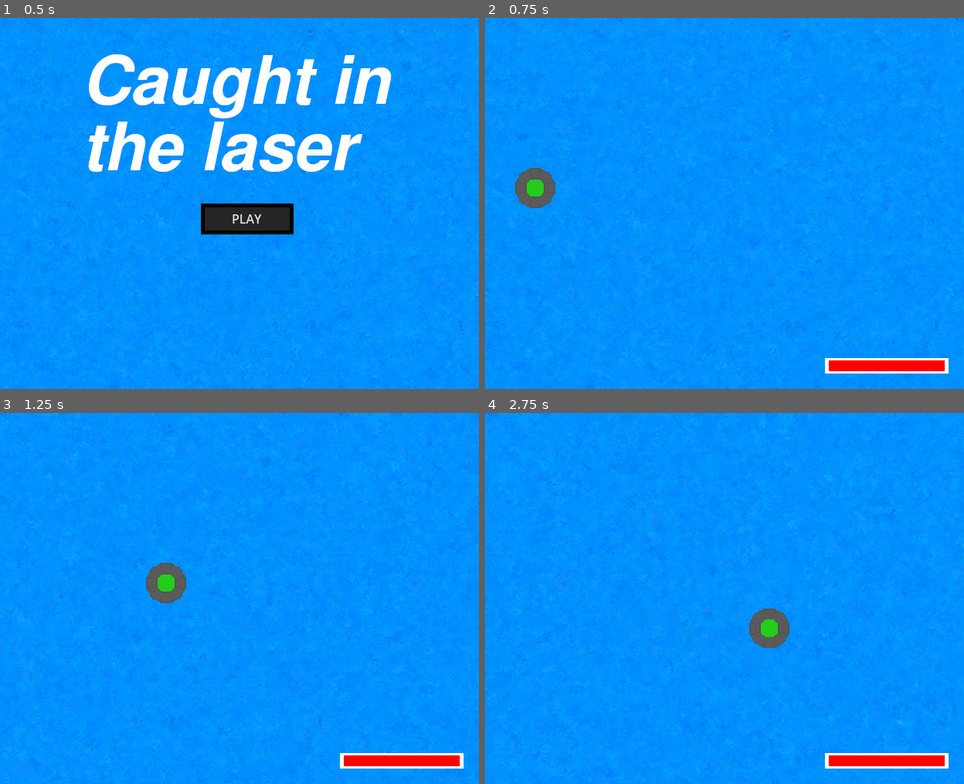
Above: before the commit, frames 1-4 (two rows, left to right).
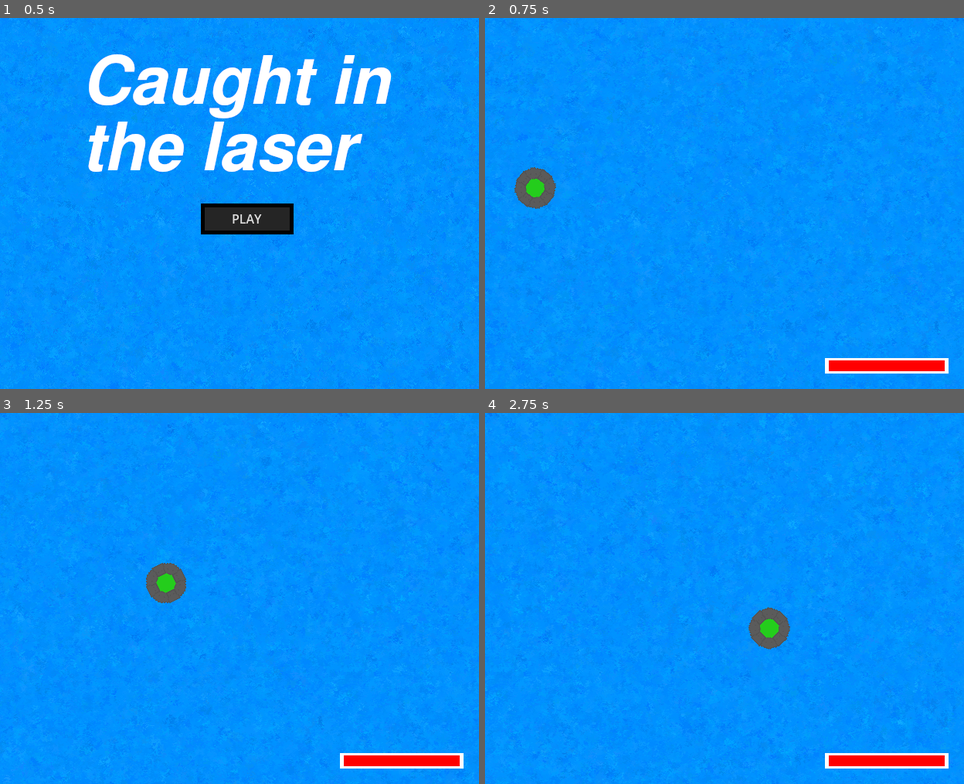
Above: after the commit, the same moments.

Repository: przemykomo/caught-in-the-laser
Game: Godot game, scene res://title_screen.tscn
Two runs of this game, one before a commit and one after it. Both use one fixed random seed, a clock stepped at 60 frames per second and the inputs below. Sound files missing from this copy of the repository are replaced by a short silence.
Inputs (mouse positions are in pixels of both pictures, inside the frame that each line leads up to):
- Up to frame 1 (0.5 s): no input
- Up to frame 2 (0.75 s): click "PLAY" at 0.5 s
- Up to frame 3 (1.25 s): no input
- Up to frame 4 (2.75 s): move the mouse to (829, 579) at 1.27 s; hold D (right) 1.28-2.03 s; tap W (top) at 1.35, 2.1 s; click (829, 579) at 1.42 s; move the mouse to (628, 617) at 2.02 s; hold S (down) from 2.03 s (still down)

Frame 1 is identical in both runs. In frame 2, less than 0.1% of the frame differs, in the area x 6-15%, y 40-52%; in frame 3, less than 0.1%; in frame 4, less than 0.1%.

Commit message:
added ICBMs

Diff:
--- /dev/null
+++ b/icbm.gd
@@ -0,0 +1,37 @@
+extends Area2D
+
+var player: Area2D
+var exploded: bool = false
+var velocity: Vector2
+var is_dumb: bool = false
+
+func _ready() -> void:
+	if is_dumb:
+		velocity = position.direction_to(player.position) * 3
+		$AnimatedSprite2D.rotation = velocity.angle() + PI / 2
+		$Despawn.start()
+
+func _physics_process(delta: float) -> void:
+	if !exploded:
+		if !is_dumb:
+			var direction = position.direction_to(player.position)
+			velocity = direction - direction.orthogonal() * 5
+			$AnimatedSprite2D.rotation = direction.angle() + PI
+		position += velocity * 100 * delta
+
+func _on_animated_sprite_2d_animation_finished() -> void:
+	queue_free()
+
+func _on_area_entered(area: Area2D) -> void:
+	if !exploded:
+		$ExplosionSound.play()
+		$AnimatedSprite2D.play("explosion")
+		$AnimatedSprite2D.scale = Vector2(4, 4)
+		$AnimatedSprite2D.rotation = 0
+		if area == player:
+			player.health -= 250
+			#player.position += 4 * position.direction_to(player.position)
+			exploded = true
+
+func _on_despawn_timeout() -> void:
+	queue_free()
--- /dev/null
+++ b/icbm.tscn
@@ -0,0 +1,113 @@
+[gd_scene load_steps=16 format=3 uid="uid://cn0ixqjqcttge"]
+
+[ext_resource type="Texture2D" uid="uid://dcgh41pr5y84q" path="res://icbm.png" id="1_n2c48"]
+[ext_resource type="Script" path="res://icbm.gd" id="1_pm2g5"]
+[ext_resource type="Texture2D" uid="uid://ccm62f3xl5my2" path="res://icbm_explosion.png" id="3_0271o"]
+[ext_resource type="AudioStream" uid="uid://nu7m0wx5kgsf" path="res://322491__liamg_sfx__explosion-7a.wav" id="4_3nr75"]
+
+[sub_resource type="AtlasTexture" id="AtlasTexture_3vt3b"]
+atlas = ExtResource("1_n2c48")
+region = Rect2(0, 0, 16, 23)
+
+[sub_resource type="AtlasTexture" id="AtlasTexture_a56y8"]
+atlas = ExtResource("1_n2c48")
+region = Rect2(16, 0, 16, 23)
+
+[sub_resource type="AtlasTexture" id="AtlasTexture_ellv1"]
+atlas = ExtResource("3_0271o")
+region = Rect2(0, 0, 48, 48)
+
+[sub_resource type="AtlasTexture" id="AtlasTexture_vqyuq"]
+atlas = ExtResource("3_0271o")
+region = Rect2(48, 0, 48, 48)
+
+[sub_resource type="AtlasTexture" id="AtlasTexture_5rpgj"]
+atlas = ExtResource("3_0271o")
+region = Rect2(96, 0, 48, 48)
+
+[sub_resource type="AtlasTexture" id="AtlasTexture_o6505"]
+atlas = ExtResource("3_0271o")
+region = Rect2(144, 0, 48, 48)
+
+[sub_resource type="AtlasTexture" id="AtlasTexture_bnllf"]
+atlas = ExtResource("3_0271o")
+region = Rect2(192, 0, 48, 48)
+
+[sub_resource type="AtlasTexture" id="AtlasTexture_oexd2"]
+atlas = ExtResource("3_0271o")
+region = Rect2(240, 0, 48, 48)
+
+[sub_resource type="AtlasTexture" id="AtlasTexture_2pght"]
+atlas = ExtResource("3_0271o")
+region = Rect2(288, 0, 48, 48)
+
+[sub_resource type="SpriteFrames" id="SpriteFrames_1omoy"]
+animations = [{
+"frames": [{
+"duration": 1.0,
+"texture": SubResource("AtlasTexture_3vt3b")
+}, {
+"duration": 1.0,
+"texture": SubResource("AtlasTexture_a56y8")
+}],
+"loop": true,
+"name": &"default",
+"speed": 5.0
+}, {
+"frames": [{
+"duration": 1.0,
+"texture": SubResource("AtlasTexture_ellv1")
+}, {
+"duration": 1.0,
+"texture": SubResource("AtlasTexture_vqyuq")
+}, {
+"duration": 1.0,
+"texture": SubResource("AtlasTexture_5rpgj")
+}, {
+"duration": 1.0,
+"texture": SubResource("AtlasTexture_o6505")
+}, {
+"duration": 1.0,
+"texture": SubResource("AtlasTexture_bnllf")
+}, {
+"duration": 1.0,
+"texture": SubResource("AtlasTexture_oexd2")
+}, {
+"duration": 1.0,
+"texture": SubResource("AtlasTexture_2pght")
+}],
+"loop": false,
+"name": &"explosion",
+"speed": 20.0
+}]
+
+[sub_resource type="RectangleShape2D" id="RectangleShape2D_oi8om"]
+size = Vector2(16, 26)
+
+[node name="icbm" type="Area2D"]
+texture_filter = 1
+collision_layer = 0
+collision_mask = 3
+script = ExtResource("1_pm2g5")
+
+[node name="AnimatedSprite2D" type="AnimatedSprite2D" parent="."]
+position = Vector2(-1.42109e-14, 6)
+scale = Vector2(1.78125, 1.78125)
+sprite_frames = SubResource("SpriteFrames_1omoy")
+
+[node name="CollisionShape2D" type="CollisionShape2D" parent="."]
+position = Vector2(0, -1)
+shape = SubResource("RectangleShape2D_oi8om")
+
+[node name="ExplosionSound" type="AudioStreamPlayer2D" parent="."]
+stream = ExtResource("4_3nr75")
+pitch_scale = 0.8
+area_mask = 0
+
+[node name="Despawn" type="Timer" parent="."]
+wait_time = 5.0
+one_shot = true
+
+[connection signal="area_entered" from="." to="." method="_on_area_entered"]
+[connection signal="animation_finished" from="AnimatedSprite2D" to="." method="_on_animated_sprite_2d_animation_finished"]
+[connection signal="timeout" from="Despawn" to="." method="_on_despawn_timeout"]
--- /dev/null
+++ b/icbm_spawner.gd
@@ -0,0 +1,13 @@
+extends Timer
+
+@export var icbm_scene: PackedScene
+@export var is_dumb: bool
+
+func _on_timeout() -> void:
+	var icbm = icbm_scene.instantiate()
+	icbm.position = Vector2.UP.rotated(randf_range(- PI, 0)) * 400
+	icbm.position.x += 310
+	icbm.position.y += 240
+	icbm.player = %Player
+	icbm.is_dumb = is_dumb
+	get_parent().add_child(icbm)
--- a/net.gd
+++ b/net.gd
@@ -38,23 +38,6 @@
 		return
 
 	if planes.is_empty():
-		#var has_top: bool = false
-		#var has_bottom: bool = false
-		#var has_left: bool = false
-		#var has_right: bool = false
-		#for plane in candidates:
-			#if !has_top && plane.position.y < %Player.position.y:
-				#has_top = true
-			#if !has_bottom && plane.position.y > %Player.position.y:
-				#has_bottom = true
-			#if !has_left && plane.position.x < %Player.position.x:
-				#has_left = true
-			#if !has_right && plane.position.x > %Player.position.x:
-				#has_right = true
-		#
-		#if !has_top || !has_bottom || !has_left || !has_right:
-			#return
-
 		var vertices: PackedVector2Array
 
 		planes = candidates
--- a/player.gd
+++ b/player.gd
@@ -20,6 +20,9 @@
 		$Cooldown.start()
 		$LaserShootSound.play()
 
+func _process(delta: float) -> void:
+	$Ufo.rotate(4 * delta)
+
 func _physics_process(delta: float) -> void:
 	if just_started:
 		position.x += 300 * delta
@@ -27,18 +30,21 @@
 			just_started = false
 			can_attack = true
 			%PlaneSpawner.start()
-	var velocity = Input.get_vector("left", "right", "top", "down")
-	position += velocity * 100 * delta
-	position = position.clamp(Vector2(20, 20), Vector2(600, 460))
+			%ICBMSpawner.start()
+			%DumbICBMSpawner.start()
+	if !dead:
+		var velocity = Input.get_vector("left", "right", "top", "down")
+		position += velocity * 100 * delta
+		position = position.clamp(Vector2(20, 20), Vector2(600, 460))
 
 	if has_overlapping_areas():
 		health -= int(100 * delta)
-		%HealthRect.size.x = health / 1000.0 * 150
 		if health < 0 && !dead:
 			dead = true
 			$Explosion.play()
 			$ExplosionSound.play()
 			$Ufo.visible = false
+	%HealthRect.size.x = health / 1000.0 * 150
 	$Ufo.modulate.g = health / 2000.0 + 0.5
 	$Ufo.modulate.b = health / 2000.0 + 0.5
 	$Ufo.position.x = (1000 - health) / 500.0 * sin(Time.get_ticks_msec() / 100.0)
--- a/scene.tscn
+++ b/scene.tscn
@@ -14,6 +14,8 @@
 [ext_resource type="Script" path="res://plane_spawner.gd" id="9_tr2fc"]
 [ext_resource type="Script" path="res://death_screen.gd" id="10_ap5n8"]
 [ext_resource type="Theme" uid="uid://vm2db1miokbv" path="res://theme.tres" id="11_v3apr"]
+[ext_resource type="Script" path="res://icbm_spawner.gd" id="13_amwq1"]
+[ext_resource type="PackedScene" uid="uid://cn0ixqjqcttge" path="res://icbm.tscn" id="15_xvovm"]
 
 [sub_resource type="AtlasTexture" id="AtlasTexture_t7a60"]
 atlas = ExtResource("3_e82bm")
@@ -200,6 +202,19 @@
 wait_time = 2.0
 script = ExtResource("9_tr2fc")
 plane_scene = ExtResource("4_bojhr")
+
+[node name="ICBMSpawner" type="Timer" parent="."]
+unique_name_in_owner = true
+wait_time = 20.0
+script = ExtResource("13_amwq1")
+icbm_scene = ExtResource("15_xvovm")
+
+[node name="DumbICBMSpawner" type="Timer" parent="."]
+unique_name_in_owner = true
+wait_time = 7.0
+script = ExtResource("13_amwq1")
+icbm_scene = ExtResource("15_xvovm")
+is_dumb = true
 
 [node name="DeathScreen" type="CanvasLayer" parent="."]
 unique_name_in_owner = true
@@ -236,6 +251,7 @@
 text = "Restart"
 
 [node name="ColorRect" type="ColorRect" parent="."]
+z_index = 10
 offset_left = 440.0
 offset_top = 440.0
 offset_right = 600.0
@@ -243,6 +259,8 @@
 
 [node name="HealthRect" type="ColorRect" parent="ColorRect"]
 unique_name_in_owner = true
+z_index = 10
+layout_mode = 0
 offset_left = 5.0
 offset_top = 3.0
 offset_right = 155.0
@@ -253,4 +271,6 @@
 [connection signal="timeout" from="Player/Cooldown" to="Player" method="_on_cooldown_timeout"]
 [connection signal="animation_finished" from="Player/Explosion" to="Player" method="_on_explosion_animation_finished"]
 [connection signal="timeout" from="PlaneSpawner" to="PlaneSpawner" method="_on_timeout"]
+[connection signal="timeout" from="ICBMSpawner" to="ICBMSpawner" method="_on_timeout"]
+[connection signal="timeout" from="DumbICBMSpawner" to="DumbICBMSpawner" method="_on_timeout"]
 [connection signal="pressed" from="DeathScreen/Button" to="DeathScreen" method="_on_button_pressed"]
Binary file added: icbm.png
Not shown, added: icbm.png.import
Binary file added: icbm_explosion.png
Not shown, added: icbm_explosion.png.import
Binary file changed: net.png
Not shown: 1 places in scene.tscn that only renumber resources
